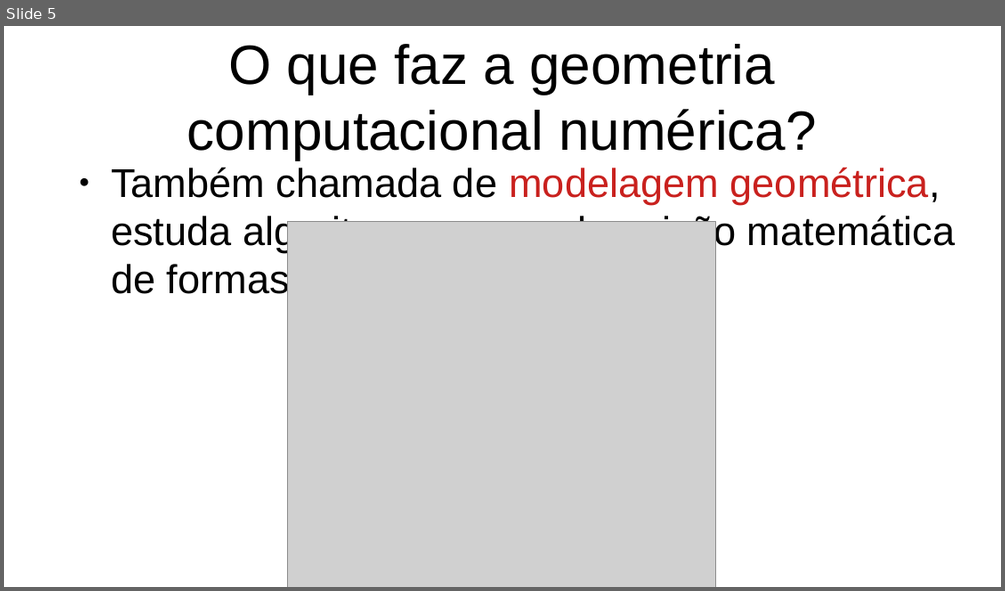
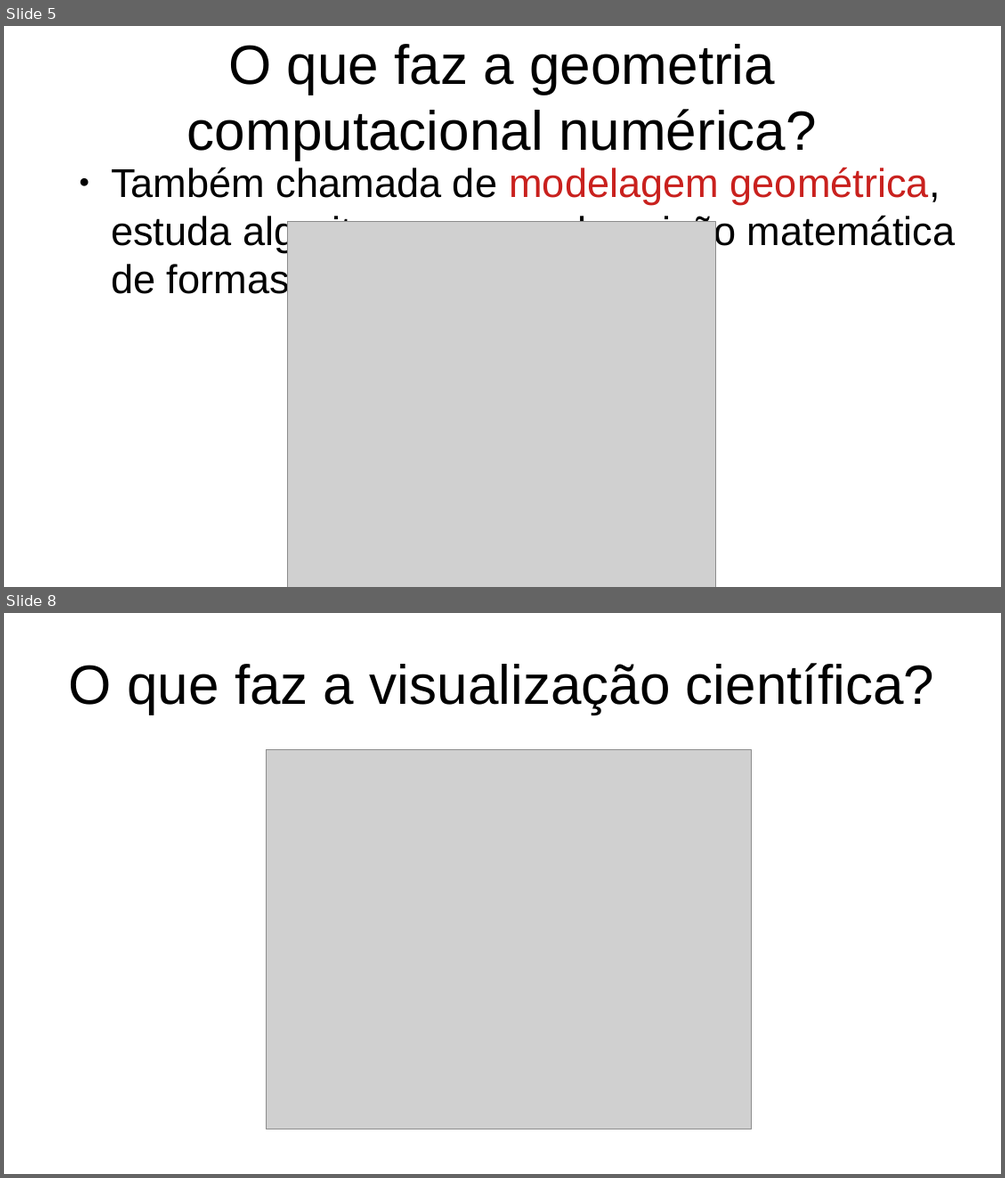
Before and after one commit to gcgfurb/CG_2024-2_not_equipe-01, a slide deck: Unidade1/slides.odp. Shown one above the other, each under a label of ours: slide 5 before the commit, slides 5 and 8 after it; the slides between them are not shown. The pictures are 1005x591 and 1005x1178 pixels, drawn with LibreOffice and Linux fonts; fonts in the diff are those of the drawing; grey boxes stand for pictures. Boxes give left, top, right and bottom in pixels: in the first picture for what was removed or moved away, otherwise in the second. Text is boxed around its words. In the diff, an @@ line names an element or a change of style, - is before the commit and + after.

```diff
--- a/Unidade1/slides.odp
+++ b/Unidade1/slides.odp
@@ slide 8 added at bbox=[4, 613, 1001, 1174], background #FFFFFF @@
@@ title added at bbox=[69, 663, 934, 714], 44 pt, text #000000 @@
+O que faz a visualização científica?
@@ picture added at bbox=[267, 749, 752, 1128] @@
```
Also in this commit, not shown: 5 other slides added, 2 other files.
